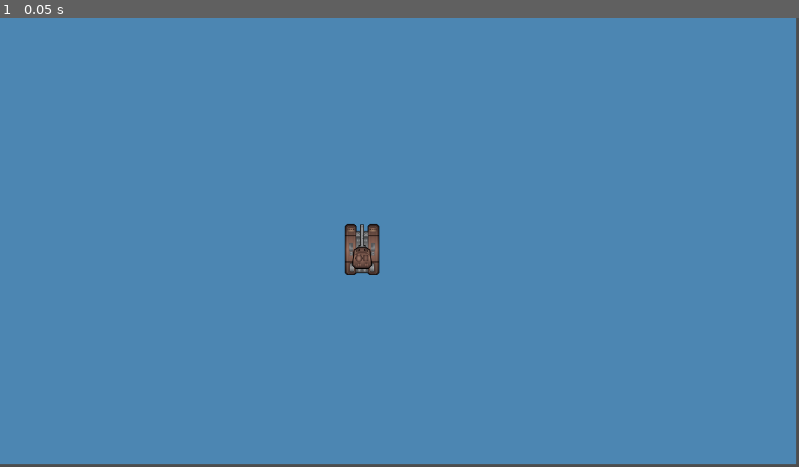
Above: before the commit, frame 1.
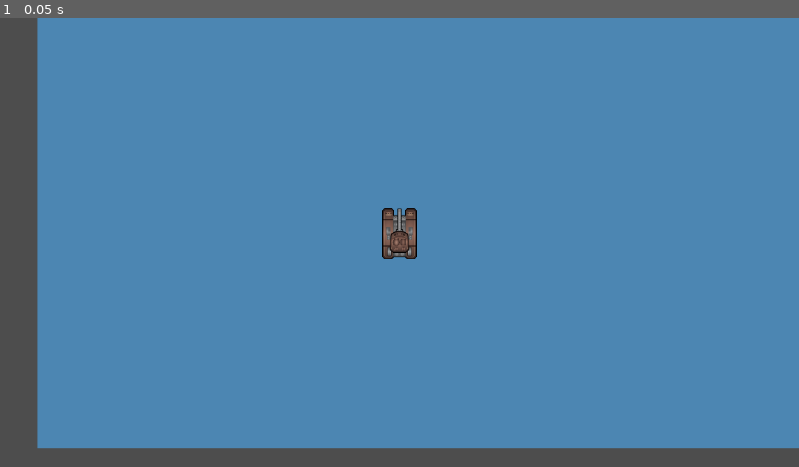
Above: after the commit, the same moment.

Repository: nullwithmending/JuniperDev-s-Very-Serious-Game-Jam-26
Game: Godot game, scene res://scenes/war_map.tscn
Two runs of this game, one before a commit and one after it. Both use one fixed random seed, a clock stepped at 60 frames per second and the inputs below. The project has no main scene, so this scene is started directly.
Inputs:
- Up to frame 1 (0.05 s): no input

The runs differ from the first frame. In frame 1, 9.4% of the frame differs, in the area x 0-100%, y 0-100%.

Commit message:
added camera rotation

Diff:
--- a/scenes/player.tscn
+++ b/scenes/player.tscn
@@ -22,3 +22,6 @@
 [node name="Weapon" type="Sprite2D" parent="." unique_id=962313237]
 texture = ExtResource("3_qlg0r")
 offset = Vector2(1.5258789e-05, -56.66667)
+
+[node name="Camera2D" type="Camera2D" parent="Weapon" unique_id=1950799563]
+ignore_rotation = false
